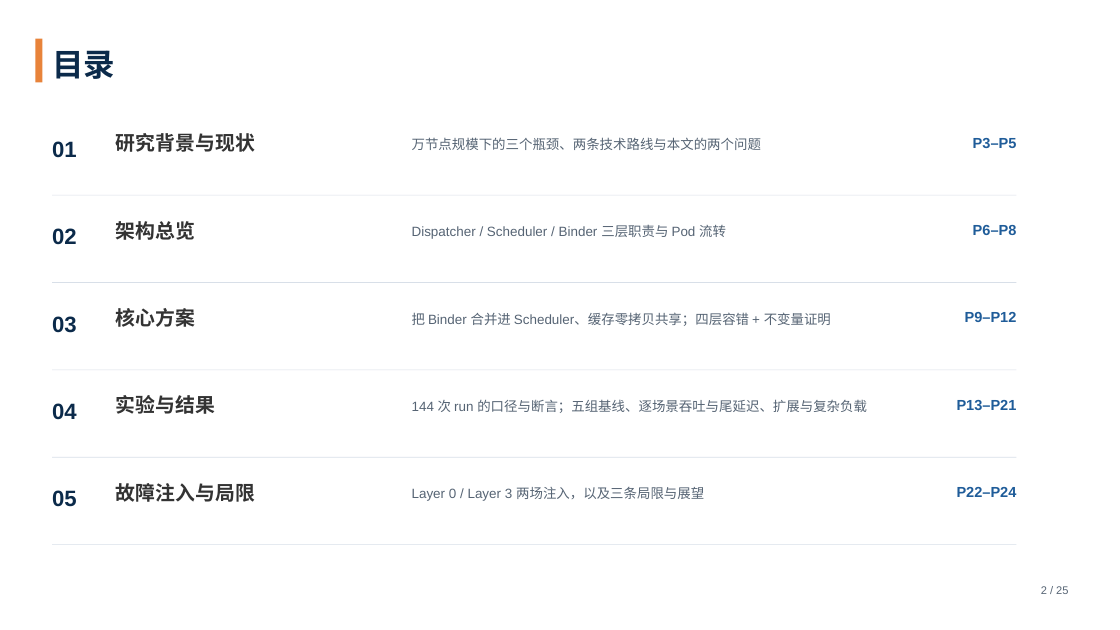
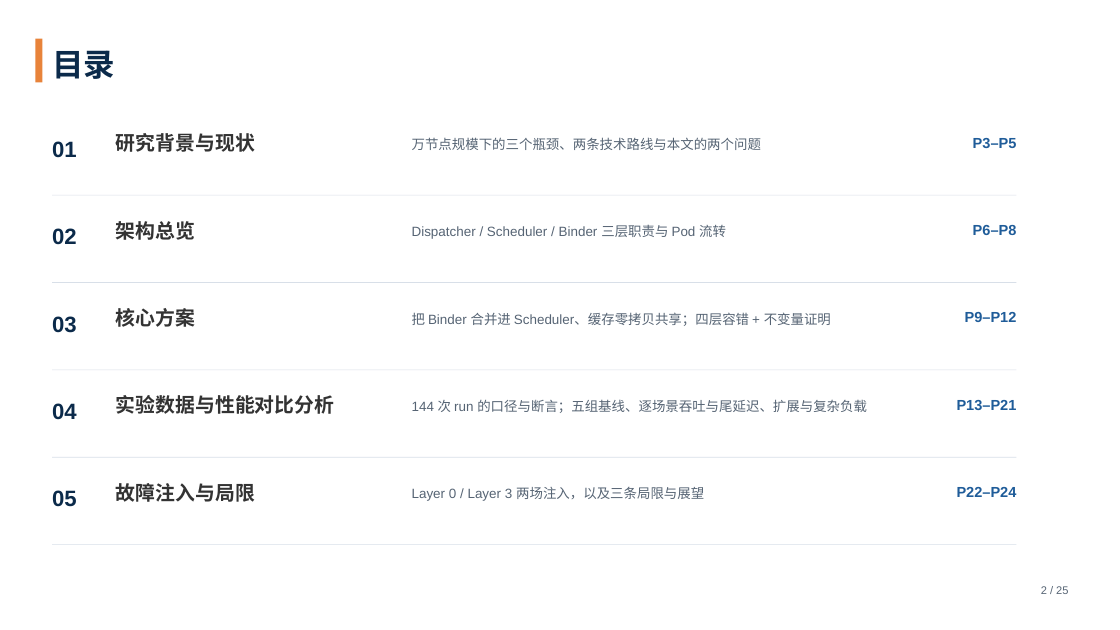
Before and after one commit to tengfei86/godel-scheduler, a slide deck: slide 2 of docs/thesis/defense/答辩PPT-基于etcd的分布式Kubernetes调度器.pptx. Drawn at 1120x630 pixels with LibreOffice and Linux fonts; fonts in the diff are those of the drawing. Boxes give left, top, right and bottom in pixels: in the first picture for what was removed or moved away, otherwise in the second. Text is boxed around its words. In the diff, an @@ line names an element or a change of style, - is before the commit and + after.

Commit message:
docs(thesis): 目录 04 标题改为「实验数据与性能对比分析」

```diff
--- a/docs/thesis/defense/答辩PPT-基于etcd的分布式Kubernetes调度器.pptx
+++ b/docs/thesis/defense/答辩PPT-基于etcd的分布式Kubernetes调度器.pptx
@@ text at (116,395,335,414): text changed @@
-实验与结果
+实验数据与性能对比分析
```
Also in this commit, not shown: 2 other files.
